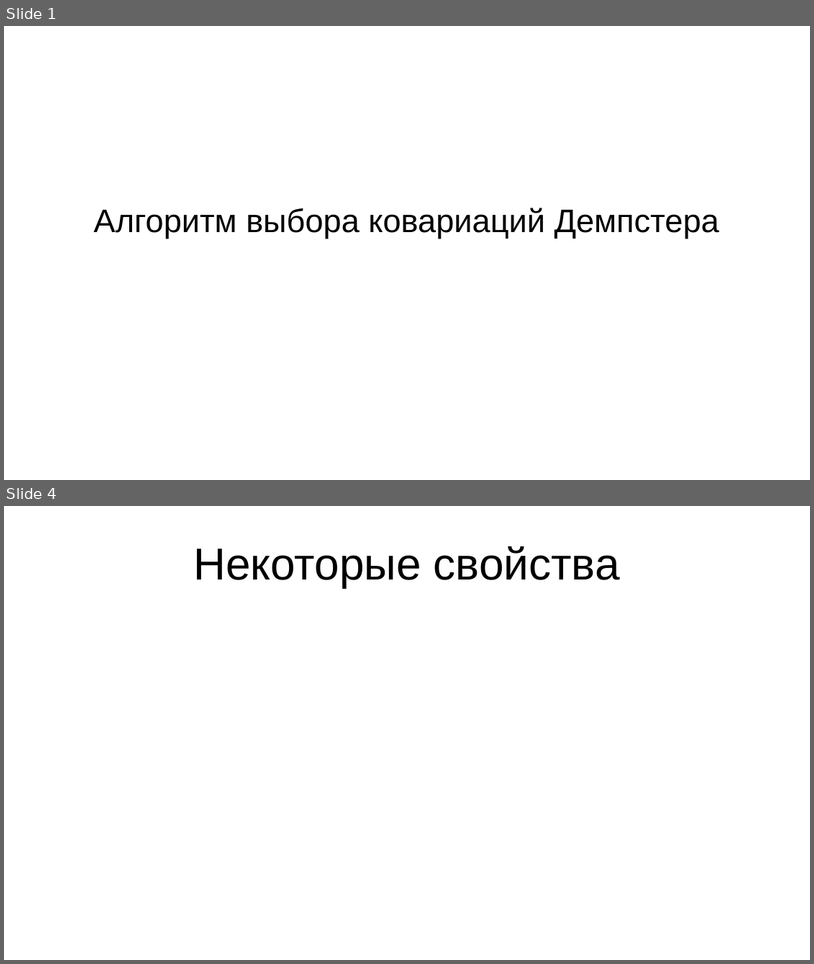
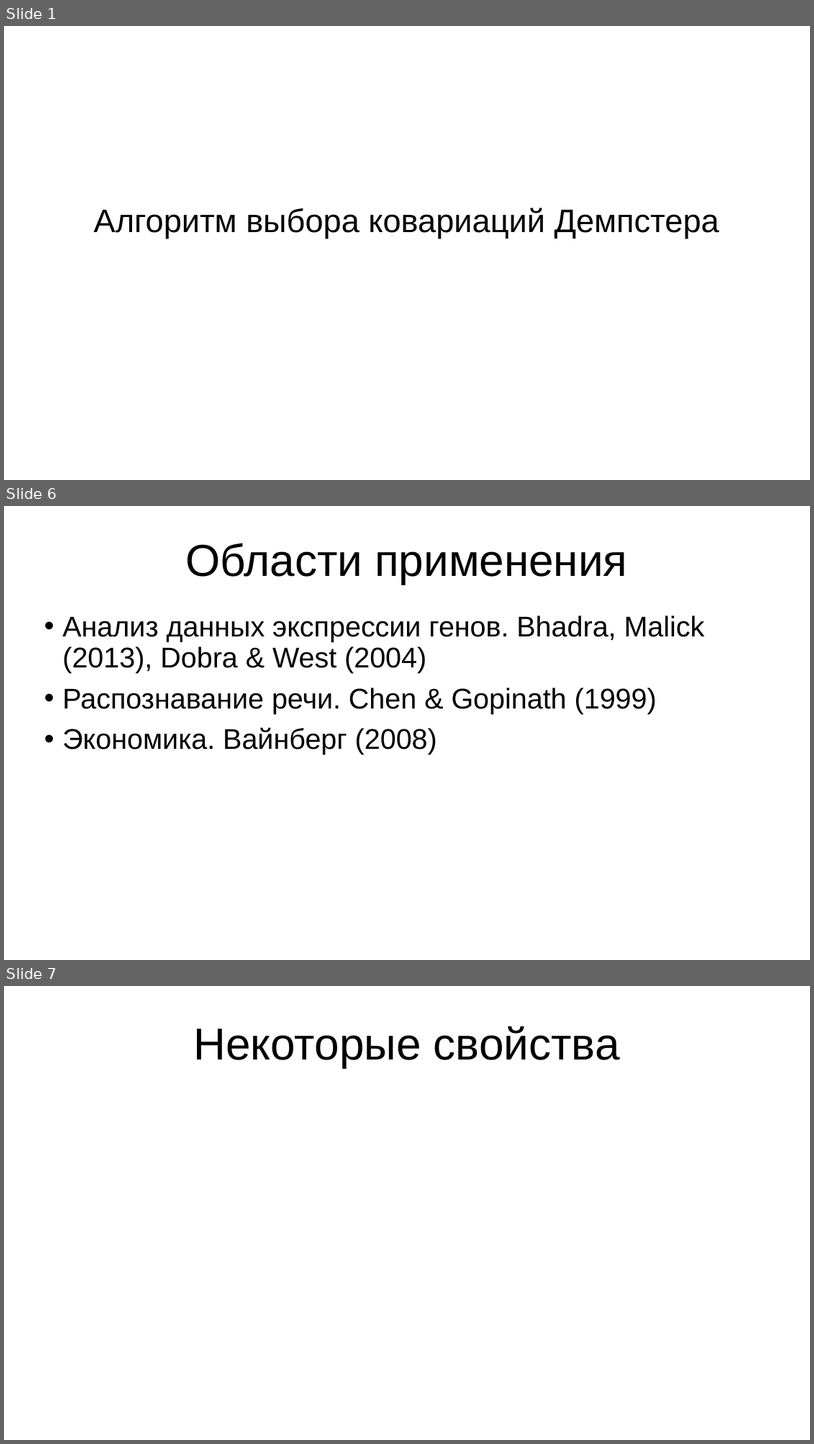
Before and after one commit to Apollon76/dempster_algorithm, a slide deck: Презентация.pptx. Shown one above the other, each under a label of ours: slides 1 and 4 before the commit, slides 1, 6 and 7 after it; the slides between them are not shown. The pictures are 814x964 and 814x1444 pixels, drawn with LibreOffice and Linux fonts; fonts in the diff are those of the drawing. Boxes give left, top, right and bottom in pixels: in the first picture for what was removed or moved away, otherwise in the second. Text is boxed around its words. In the diff, an @@ line names an element or a change of style, - is before the commit and + after.

```diff
--- a/Презентация.pptx
+++ b/Презентация.pptx
@@ slide 6 added at [4,506,810,960], background #FFFFFF @@
@@ title added at [185,543,628,584], 44 pt, text #000000 @@
+Области применения
@@ text added at [62,615,705,754], 28 pt, text #000000 @@
+• Анализ данных экспрессии генов. Bhadra, Malick (2013), Dobra & West (2004)
+• Распознавание речи. Chen & Gopinath (1999)
+• Экономика. Вайнберг (2008)
@@ what was slide 4 is now slide 7 @@
```
Also in this commit, not shown: 1 slide changed, 3 other slides added, 1 slide removed.
